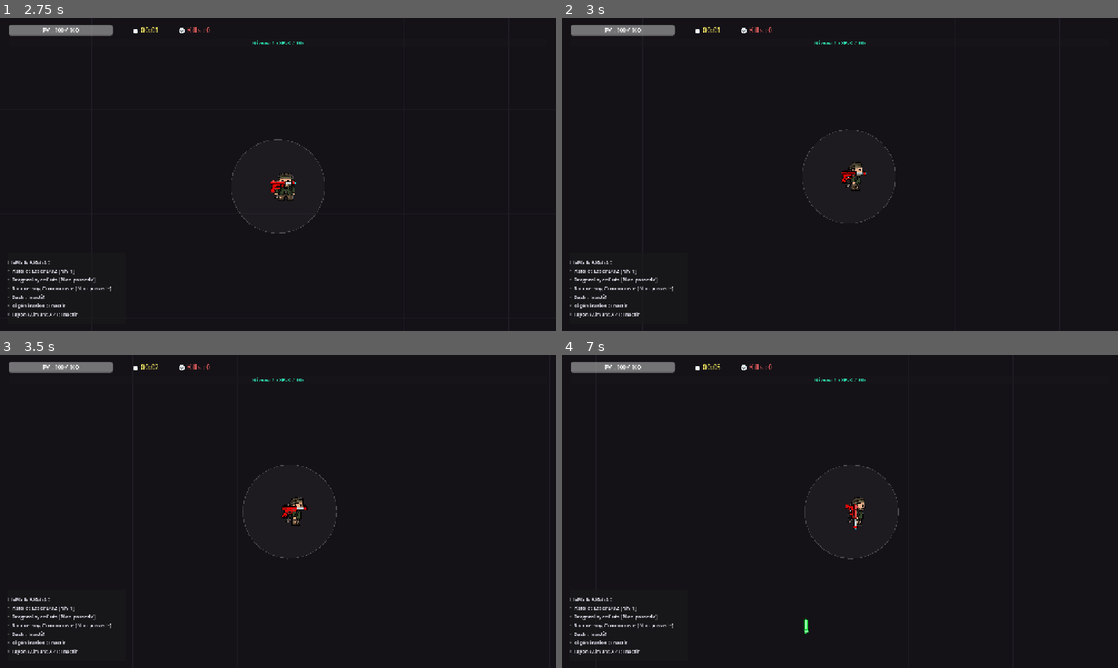
Above: before the commit, frames 1-4 (two rows, left to right).
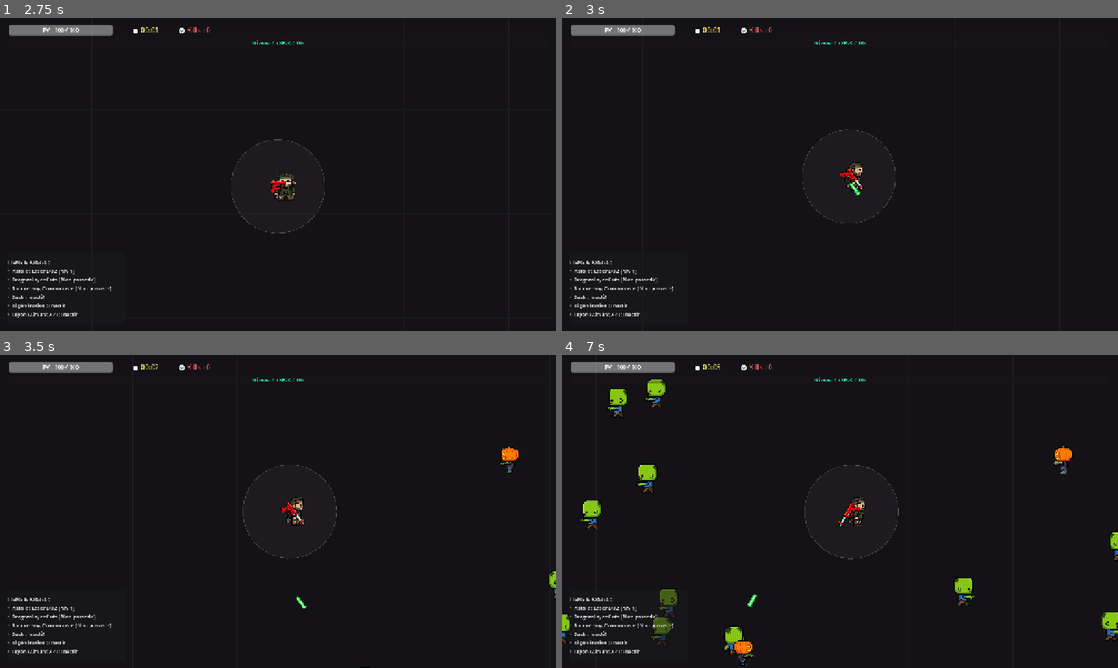
Above: after the commit, the same moments.

Repository: Silasdef/Spooky-Scary-Z
Game: Godot game, scene res://scenes/Menu/MainMenu.tscn
Two runs of this game, one before a commit and one after it. Both use one fixed random seed, a clock stepped at 60 frames per second and the inputs below. Sound files missing from this copy of the repository are replaced by a short silence.
Inputs:
- Up to frame 1 (2.75 s): click "JOUER" at 0.5 s; tap Enter at 1.25 s; hold Right (move_right) 1.28-2.03 s; tap Space (dash) at 1.35 s; hold Down (move_down) from 2.03 s (still down); tap E (interact) at 2.1 s
- Up to frame 2 (3 s): release Down (move_down) at 2.78 s; hold Right (move_right) from 2.78 s (still down); tap Q at 2.85 s
- Up to frame 3 (3.5 s): keep holding Right (move_right)
- Up to frame 4 (7 s): release Right (move_right) at 3.53 s; hold Up (move_up) 3.53-4.28 s; tap one key every 0.75 s from 3.6 s: Z Shift Enter Space (dash) E (interact); hold Left (move_left) 4.28-5.78 s; hold Down (move_down) 5.78-6.53 s; hold Right (move_right) from 6.53 s (still down)

Frame 1 is identical in both runs. In frame 2, 0.2% of the frame differs, in the area x 50-55%, y 47-57%; in frame 3, 0.4%; in frame 4, 2.4%, in the area x 0-100%, y 7-100%.

Commit message:
balance(map): drastically increase enemy spawn frequency and horde capacity
- Reduced base_spawn_interval from 1.4s to 0.28s and min_spawn_interval to 0.08s
- Raised simultaneous enemy cap to max_enemies = 400 for a true Vampire Survivors feel
- Added spawn_batch_size to spawn clusters of enemies around the player
- Exposed spawn intervals, batch size and max_enemies via @export for live inspector tuning

Diff:
--- a/scripts/Map.gd
+++ b/scripts/Map.gd
@@ -11,14 +11,16 @@
 const CHEST_SCENE_PATH: String = "res://scenes/Chest/Chest.tscn"
 
 # ==============================================================================
-# ÉQUILIBRAGE JAM (Arène, Spawns & Vagues)
+# ÉQUILIBRAGE JAM (Arène, Spawns & Densité Vampire Survivors)
 # ==============================================================================
-@export_group("Equilibrage Arene")
+@export_group("Equilibrage Arene & Densite")
 @export var arena_size: float = 3600.0           ## Taille totale de l'arène carrée (px)
-@export var base_spawn_interval: float = 1.4    ## Temps entre deux apparitions d'ennemis (sec)
-@export var min_spawn_interval: float = 0.45    ## Intervalle de spawn minimum au pic de difficulté
-@export var dog_spawn_time: float = 45.0        ## Temps de survie avant apparition des Chiens Zombies
-@export var boss_spawn_interval: float = 90.0   ## Fréquence d'apparition du Boss Frankenstein
+@export var base_spawn_interval: float = 0.28    ## Temps entre deux apparitions d'ennemis (sec) - spawn fréquent
+@export var min_spawn_interval: float = 0.08    ## Intervalle de spawn minimum au pic de difficulté
+@export var max_enemies: int = 400              ## Limite maximale d'ennemis simultanés sur la carte (saturation d'écran)
+@export var spawn_batch_size: int = 2           ## Nombre d'ennemis générés par vague de spawn
+@export var dog_spawn_time: float = 35.0        ## Temps de survie avant apparition des Chiens Zombies
+@export var boss_spawn_interval: float = 75.0   ## Fréquence d'apparition du Boss Frankenstein
 
 var game_time: float = 0.0
 var spawn_timer: float = 0.0
@@ -148,8 +150,17 @@
 func _spawn_enemy() -> void:
 	if not is_instance_valid(player):
 		return
-
-	# Spawn en périphérie autour du joueur hors caméra (~750px)
+	if enemies_container.get_child_count() >= max_enemies:
+		return
+
+	var batch = spawn_batch_size + int(game_time / 100.0)
+	for b in range(batch):
+		if enemies_container.get_child_count() >= max_enemies:
+			break
+		_spawn_single_enemy()
+
+func _spawn_single_enemy() -> void:
+	# Spawn en périphérie autour du joueur hors caméra (~720-850px)
 	var spawn_dist = randf_range(720.0, 850.0)
 	var spawn_ang = randf() * TAU
 	var spawn_pos = player.global_position + Vector2.from_angle(spawn_ang) * spawn_dist
